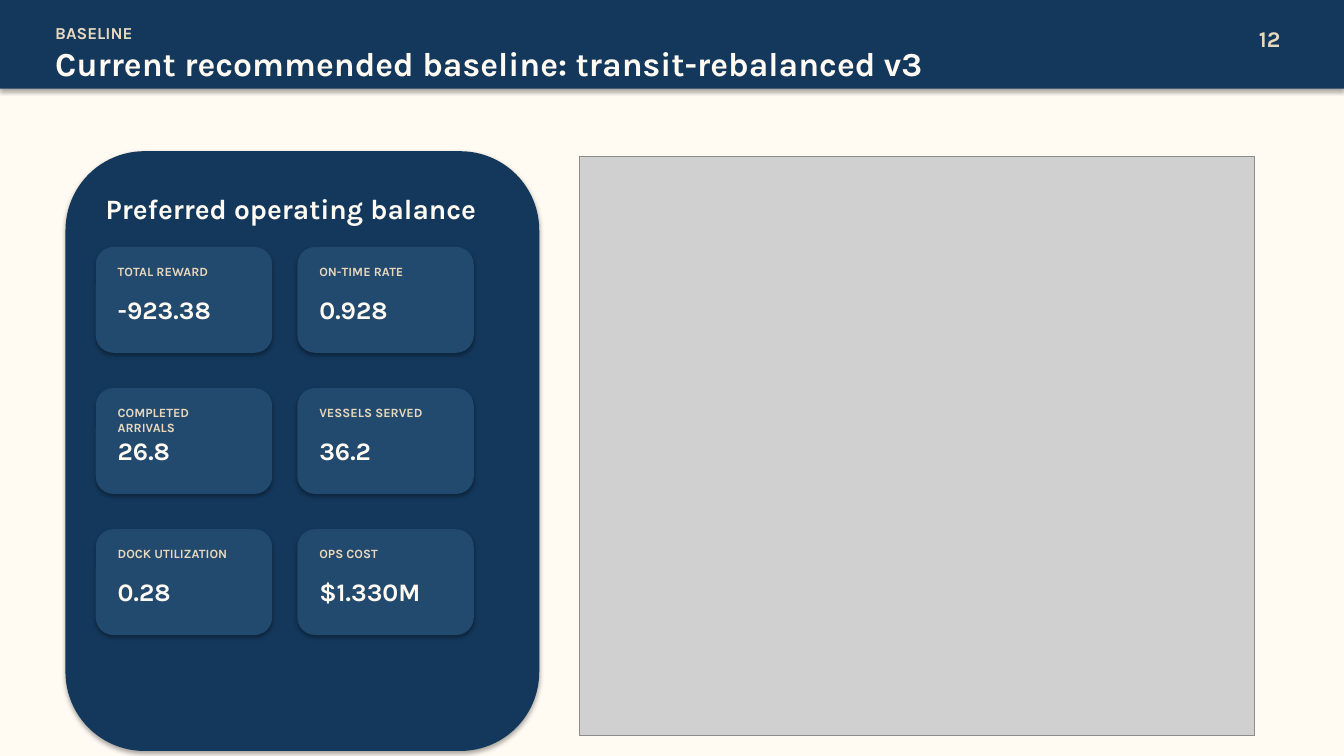
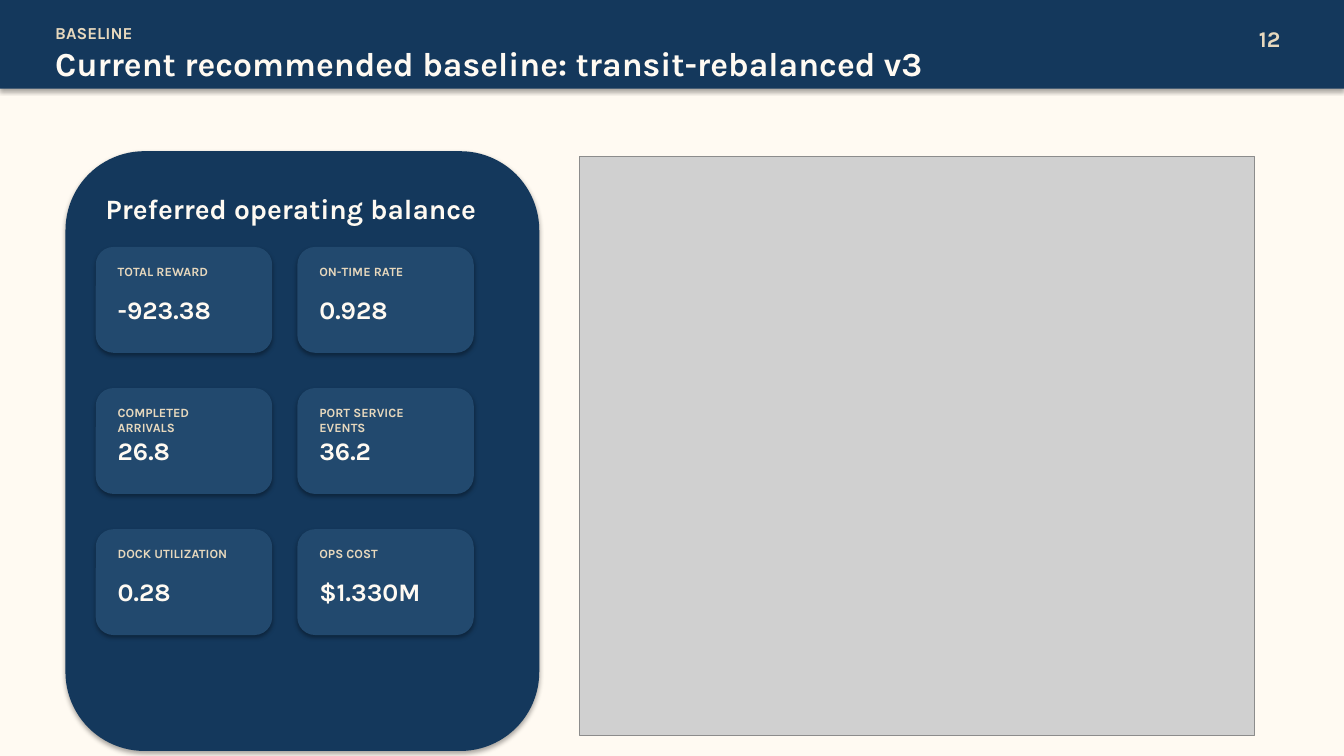
Before and after one commit to zhongnz/qgi_lab_hmarl, a slide deck: slide 12 of docs/reports/2026-03-31_hmarl_project_update_google_slides_import.pptx. Drawn at 1344x756 pixels with LibreOffice and Linux fonts; fonts in the diff are those of the drawing; grey boxes stand for pictures. Boxes give left, top, right and bottom in pixels: in the first picture for what was removed or moved away, otherwise in the second. Text is boxed around its words. In the diff, an @@ line names an element or a change of style, - is before the commit and + after.

```diff
--- a/docs/reports/2026-03-31_hmarl_project_update_google_slides_import.pptx
+++ b/docs/reports/2026-03-31_hmarl_project_update_google_slides_import.pptx
@@ text at (x1=319, y1=408, x2=403, y2=432): text changed @@
-VESSELS SERVED
+PORT SERVICE EVENTS
```
Also in this commit, not shown: 4 other slides changed, 1 slide added, 1 slide removed, 25 other files.
